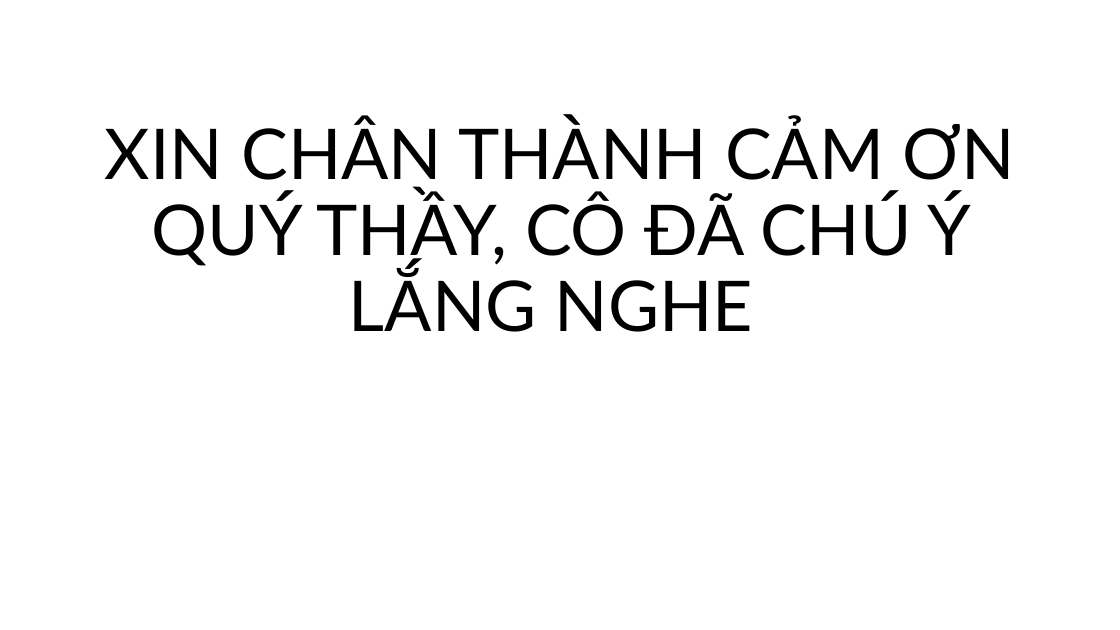
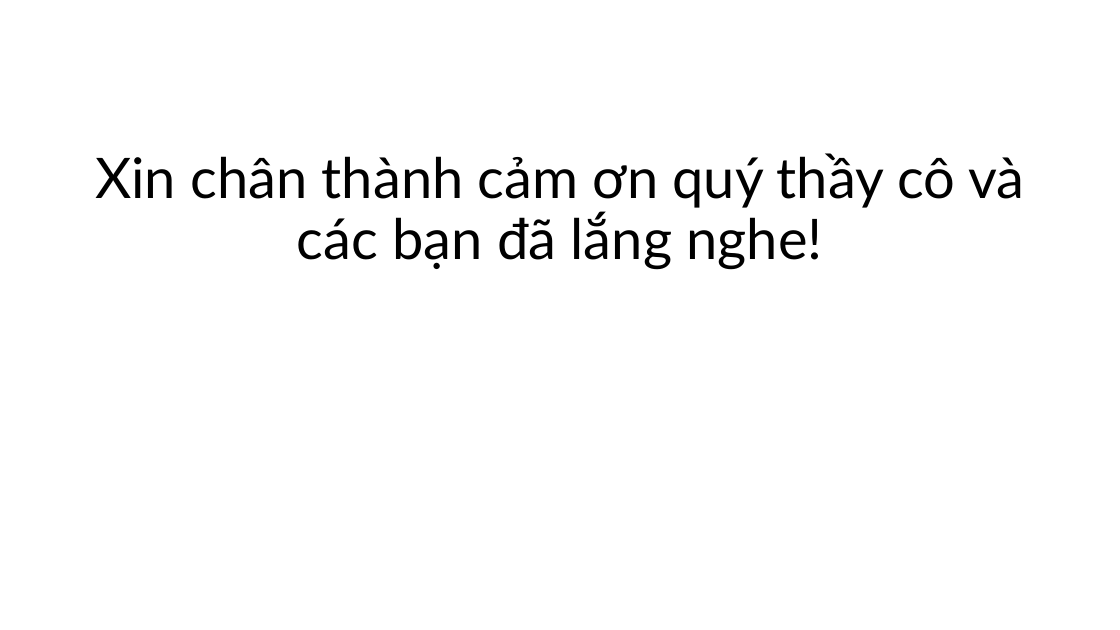
Before and after one commit to TBaoD/csn-da23ttb-dangthaibao-websiteocop, a slide deck: slide 22 of thesis/abs/DangThaiBaoSlideBaoCaoCSN.pptx. Drawn at 1120x630 pixels with LibreOffice and Linux fonts; fonts in the diff are those of the drawing. Boxes give left, top, right and bottom in pixels: in the first picture for what was removed or moved away, otherwise in the second. Text is boxed around its words. In the diff, an @@ line names an element or a change of style, - is before the commit and + after.

```diff
--- a/thesis/abs/DangThaiBaoSlideBaoCaoCSN.pptx
+++ b/thesis/abs/DangThaiBaoSlideBaoCaoCSN.pptx
@@ text at (x1=95, y1=153, x2=1024, y2=269): text changed; size 60 to 48 pt @@
-XIN CHÂN THÀNH CẢM ƠN QUÝ THẦY, CÔ ĐÃ CHÚ Ý LẮNG NGHE
+Xin chân thành cảm ơn quý thầy cô và các bạn đã lắng nghe!
```
Also in this commit, not shown: 21 other slides changed.
